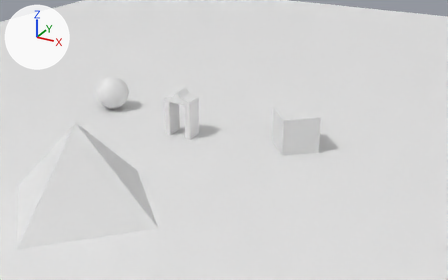
The Blender file res/scenes/scene1.blend: old version first, new version second.
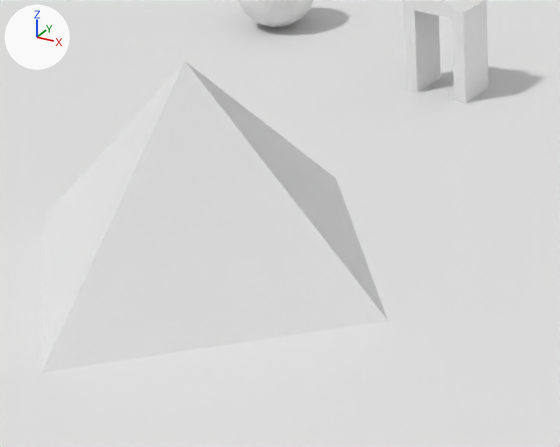
The first picture shows the older version from a camera (50 mm lens) standing at (16.3, -33.9, 13.8) and looking at (0.9, -5.9, -0.2). The close-ups show both versions on the part from 0% to 51% of the width and 35% to 100% of the height of that picture; other places that the commit changed are outside them. The lights are fixed; the arrows at upper left show +X, +Y and +Z. Materials are left out; every surface is plain grey.
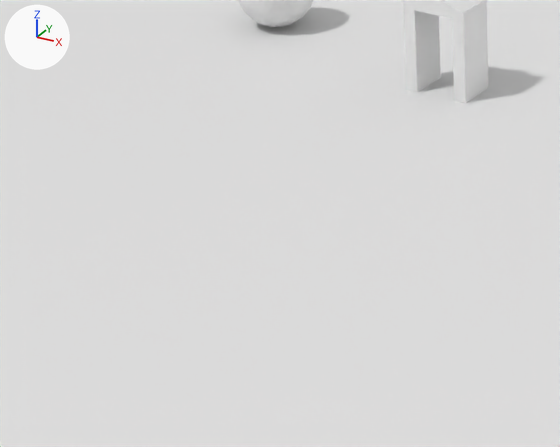
Location of each change, (x1, y1, x2, y2) in pixels of the close-ups (560 x 447 px):
'Cone', moved (not visible afterwards)
    before: (42, 61, 388, 372)

Patch to the scene script:
```diff
--- a/res/scenes/scene1.blend.py
+++ b/res/scenes/scene1.blend.py
@@ ob_cone @@
 ob_cone = bpy.data.objects.new('Cone', me_cone)
-ob_cone.location = (-0.88, -15.63, 2.0)
+ob_cone.location = (5.58, 5.69, 2.0)
```
